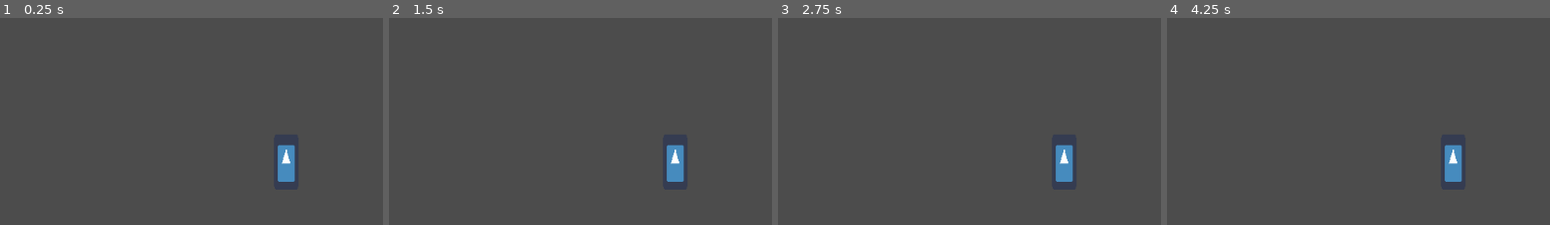
Above: before the commit, frames 1-4 (left to right).
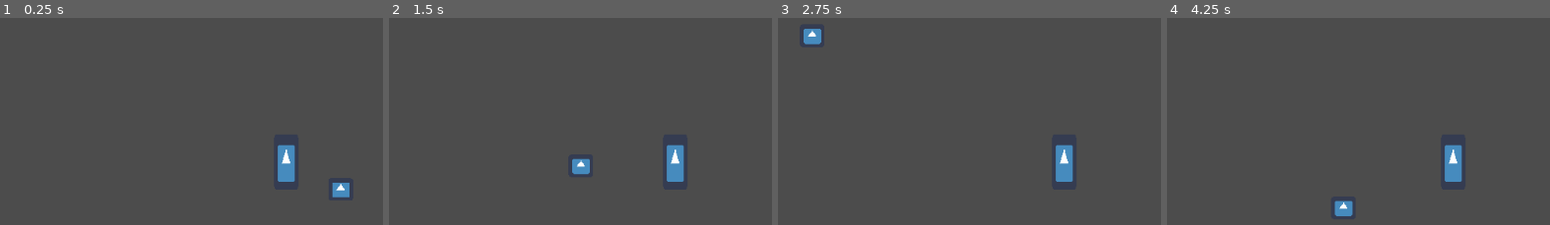
Above: after the commit, the same moments.

Repository: Lemonszz/ld46
Game: Godot game, scene res://Game.tscn
Two runs of this game, one before a commit and one after it. Both use one fixed random seed, a clock stepped at 60 frames per second and the inputs below. The engine's default icon, where the game draws it, is replaced by a stand-in: a white triangle on a blue panel in a dark square.
Inputs:
- Up to frame 1 (0.25 s): no input
- Up to frame 2 (1.5 s): tap Enter at 0.5 s; hold D (right) 0.53-1.28 s; hold S (down) from 1.28 s (still down)
- Up to frame 3 (2.75 s): release S (down) at 2.03 s; hold D (right) from 2.03 s (still down)
- Up to frame 4 (4.25 s): release D (right) at 2.78 s; hold W (up) 2.78-3.53 s; hold A (left) from 3.53 s (still down)

The runs differ from the first frame. In frame 1, 0.3% of the frame differs, in the area x 86-92%, y 79-87%; in frame 2, 0.4%; in frame 3, 0.3%; in frame 4, 0.4%, in the area x 43-49%, y 88-96%.

Commit message:
Fix gitignore

Diff:
--- a/Game.tscn
+++ b/Game.tscn
@@ -1,6 +1,7 @@
-[gd_scene load_steps=2 format=2]
+[gd_scene load_steps=3 format=2]
 
 [ext_resource path="res://objects/Player.tscn" type="PackedScene" id=1]
+[ext_resource path="res://objects/Plant.tscn" type="PackedScene" id=2]
 
 [node name="Game" type="Node2D"]
 
@@ -9,3 +10,6 @@
 [node name="Camera2D" type="Camera2D" parent="Player"]
 current = true
 zoom = Vector2( 0.5, 0.5 )
+
+[node name="Plant" parent="." instance=ExtResource( 2 )]
+position = Vector2( 36.1313, 18.1235 )
--- /dev/null
+++ b/objects/Plant.tscn
@@ -0,0 +1,17 @@
+[gd_scene load_steps=4 format=2]
+
+[ext_resource path="res://icon.png" type="Texture" id=1]
+[ext_resource path="res://script/Plant.gd" type="Script" id=2]
+
+[sub_resource type="CircleShape2D" id=1]
+
+[node name="Plant" type="StaticBody2D"]
+script = ExtResource( 2 )
+
+[node name="Sprite" type="Sprite" parent="."]
+position = Vector2( -0.249129, 0.249124 )
+scale = Vector2( 0.25003, 0.229269 )
+texture = ExtResource( 1 )
+
+[node name="CollisionShape2D" type="CollisionShape2D" parent="."]
+shape = SubResource( 1 )
--- a/project.godot
+++ b/project.godot
@@ -14,6 +14,16 @@
 "language": "GDScript",
 "path": "res://script/Entity.gd"
 }, {
+"base": "Reference",
+"class": "HealthBar",
+"language": "GDScript",
+"path": "res://script/Healthbar.gd"
+}, {
+"base": "StaticBody2D",
+"class": "Plant",
+"language": "GDScript",
+"path": "res://script/Plant.gd"
+}, {
 "base": "Entity",
 "class": "Player",
 "language": "GDScript",
@@ -21,6 +31,8 @@
 } ]
 _global_script_class_icons={
 "Entity": "",
+"HealthBar": "",
+"Plant": "",
 "Player": ""
 }
 
--- /dev/null
+++ b/script/Healthbar.gd
@@ -0,0 +1,9 @@
+class_name HealthBar
+
+var maxValue
+var currentValue;
+
+func _init(maxValue):
+	self.maxValue = maxValue;
+
+func damage(amt):
--- /dev/null
+++ b/script/Plant.gd
@@ -0,0 +1,2 @@
+extends StaticBody2D
+class_name Plant
Not shown, changed: .gitignore
